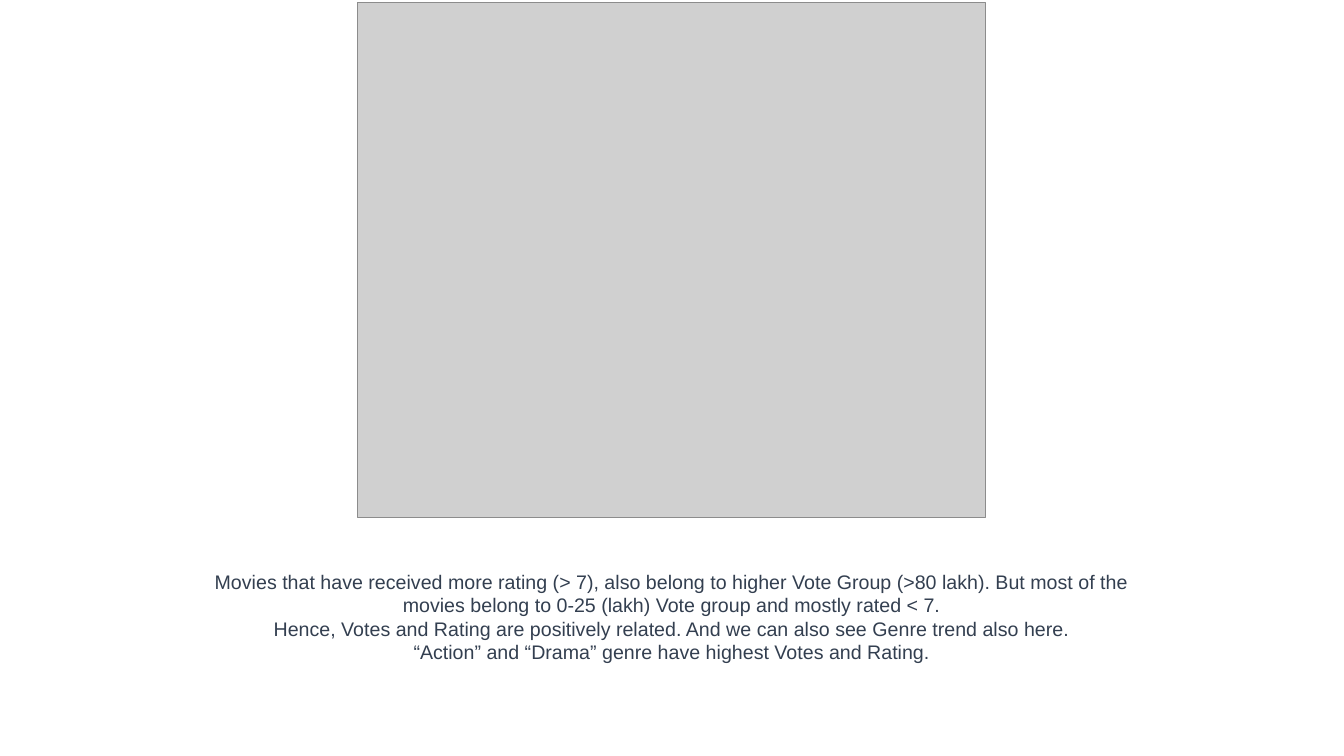
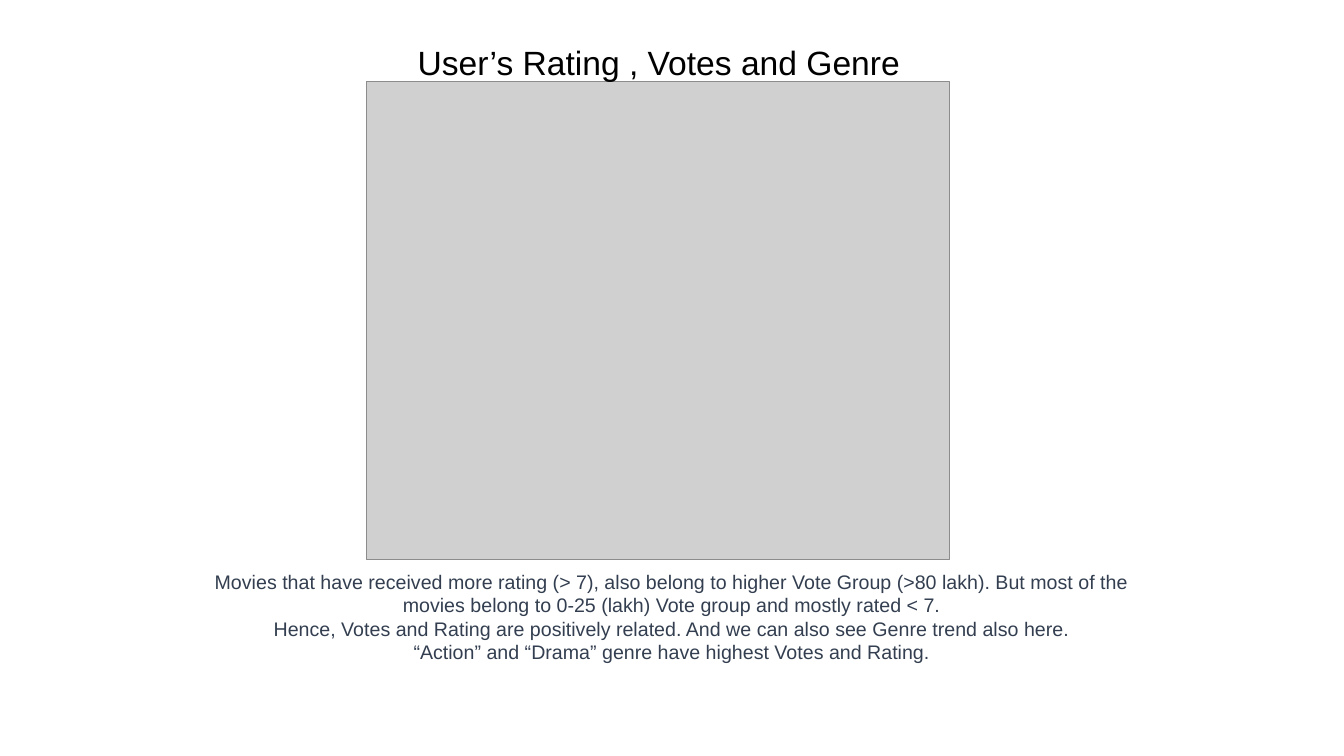
Before and after one commit to yaminijoshi89/INSAID-Projects, a slide deck: slide 4 of EDA_IMBD_Movies.ppt (slide 3 before the commit). Drawn at 1344x756 pixels with LibreOffice and Linux fonts; fonts in the diff are those of the drawing; grey boxes stand for pictures; background and template pictures are left out. Boxes give left, top, right and bottom in pixels: in the first picture for what was removed or moved away, otherwise in the second. Text is boxed around its words. In the diff, an @@ line names an element or a change of style, - is before the commit and + after.

```diff
--- a/EDA_IMBD_Movies.ppt
+++ b/EDA_IMBD_Movies.ppt
@@ text added at (418,50,899,83), 24 pt, text #000000 @@
+User’s Rating , Votes and Genre
@@ picture: place and size @@
-picture at (358,3,985,517)
+picture at (366,82,949,559)
```
Also in this commit, not shown: 6 other slides changed, 1 slide added.
